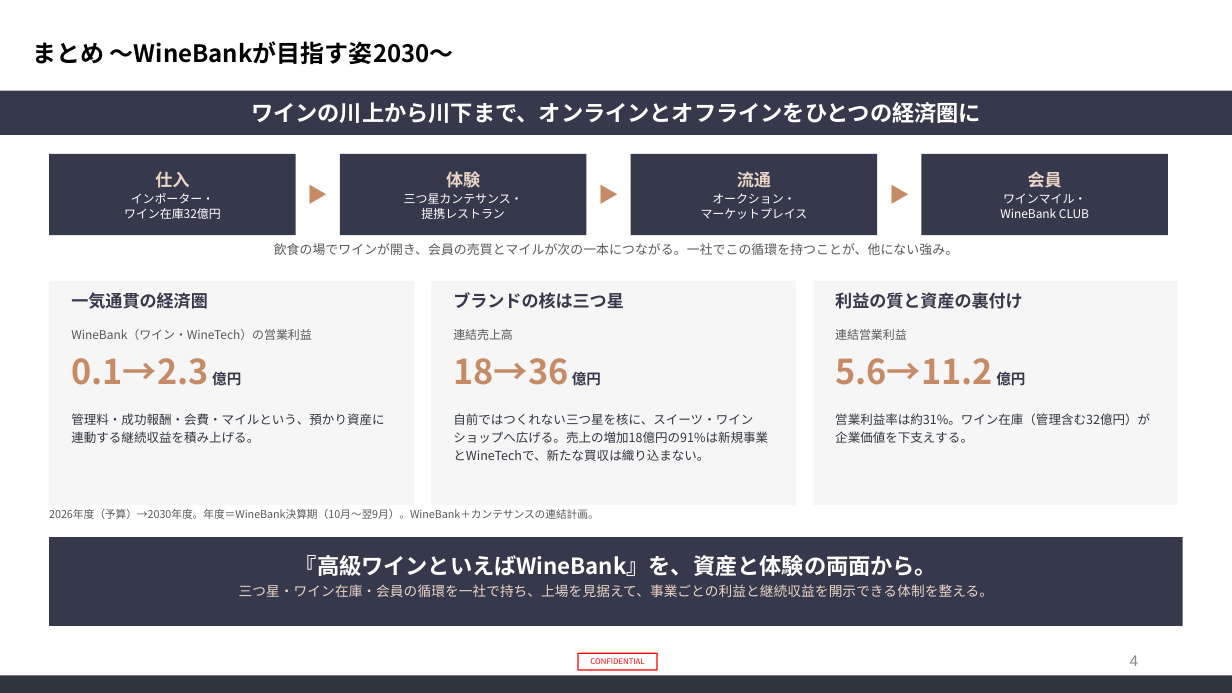
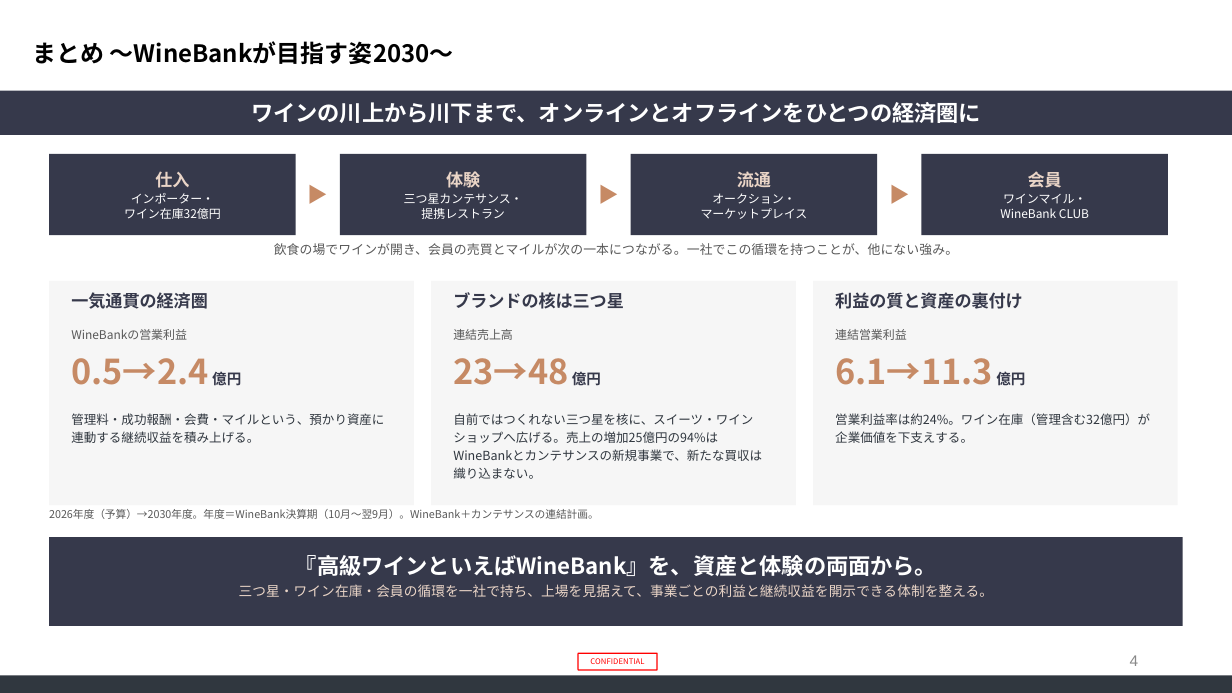
Before and after one commit to nakano-winebank/wine-auction, a slide deck: slide 4 of 投資家資料/20261115_シンプル版_WineBank＋カンテサンス/株式会社WineBank紹介_シンプル版差替6枚_20261115.pptx. Drawn at 1232x693 pixels with LibreOffice and Linux fonts; fonts in the diff are those of the drawing; background and template pictures are left out. Boxes give left, top, right and bottom in pixels: in the first picture for what was removed or moved away, otherwise in the second. Text is boxed around its words. In the diff, an @@ line names an element or a change of style, - is before the commit and + after.

```diff
--- a/投資家資料/20261115_シンプル版_WineBank＋カンテサンス/株式会社WineBank紹介_シンプル版差替6枚_20261115.pptx
+++ b/投資家資料/20261115_シンプル版_WineBank＋カンテサンス/株式会社WineBank紹介_シンプル版差替6枚_20261115.pptx
@@ text at bbox=[71, 329, 187, 340]: text changed @@
-WineBank（ワイン・WineTech）の営業利益
+WineBankの営業利益
@@ text at bbox=[71, 358, 241, 385]: text changed @@
-0.1→2.3 億円
+0.5→2.4 億円
@@ text at bbox=[453, 358, 601, 385]: text changed @@
-18→36 億円
+23→48 億円
@@ text at bbox=[835, 358, 1025, 385]: text changed @@
-5.6→11.2 億円
+6.1→11.3 億円
@@ text at bbox=[453, 413, 762, 479]: text changed @@
-自前ではつくれない三つ星を核に、スイーツ・ワインショップへ広げる。売上の増加18億円の91%は新規事業とWineTechで、新たな買収は織り込まない。
+自前ではつくれない三つ星を核に、スイーツ・ワインショップへ広げる。売上の増加25億円の94%はWineBankとカンテサンスの新規事業で、新たな買収は織り込まない。
@@ text at bbox=[835, 413, 1150, 443]: text changed @@
-営業利益率は約31%。ワイン在庫（管理含む32億円）が企業価値を下支えする。
+営業利益率は約24%。ワイン在庫（管理含む32億円）が企業価値を下支えする。
```
Also in this commit, not shown: 4 other slides changed, 6 other files.
